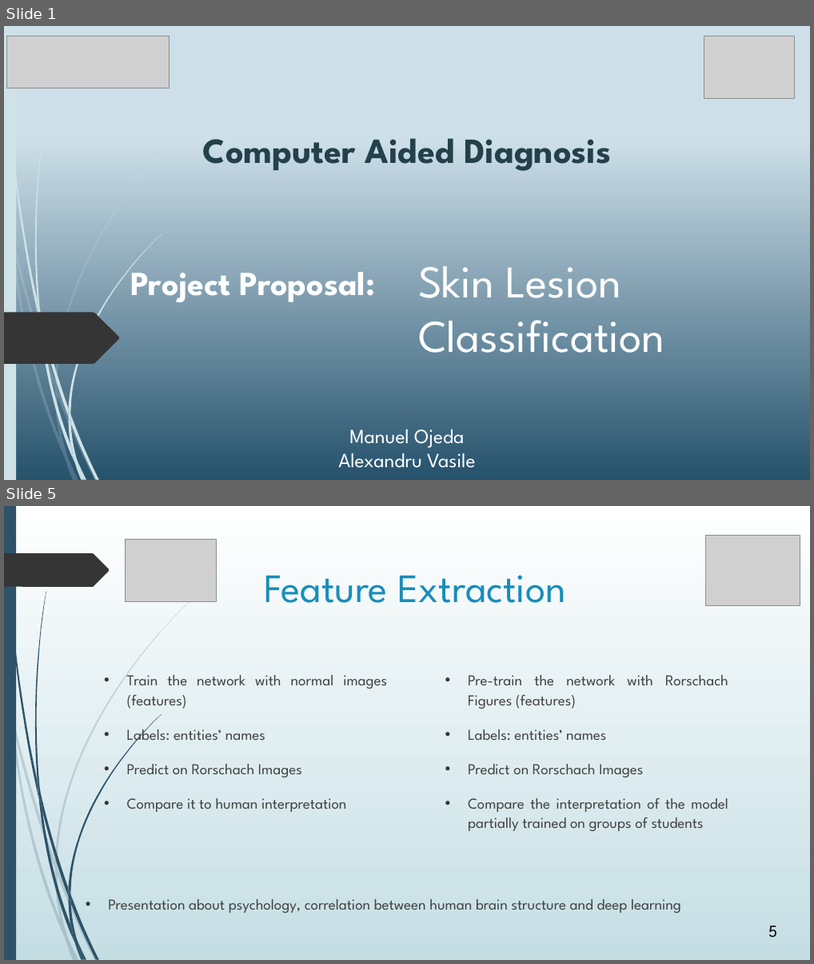
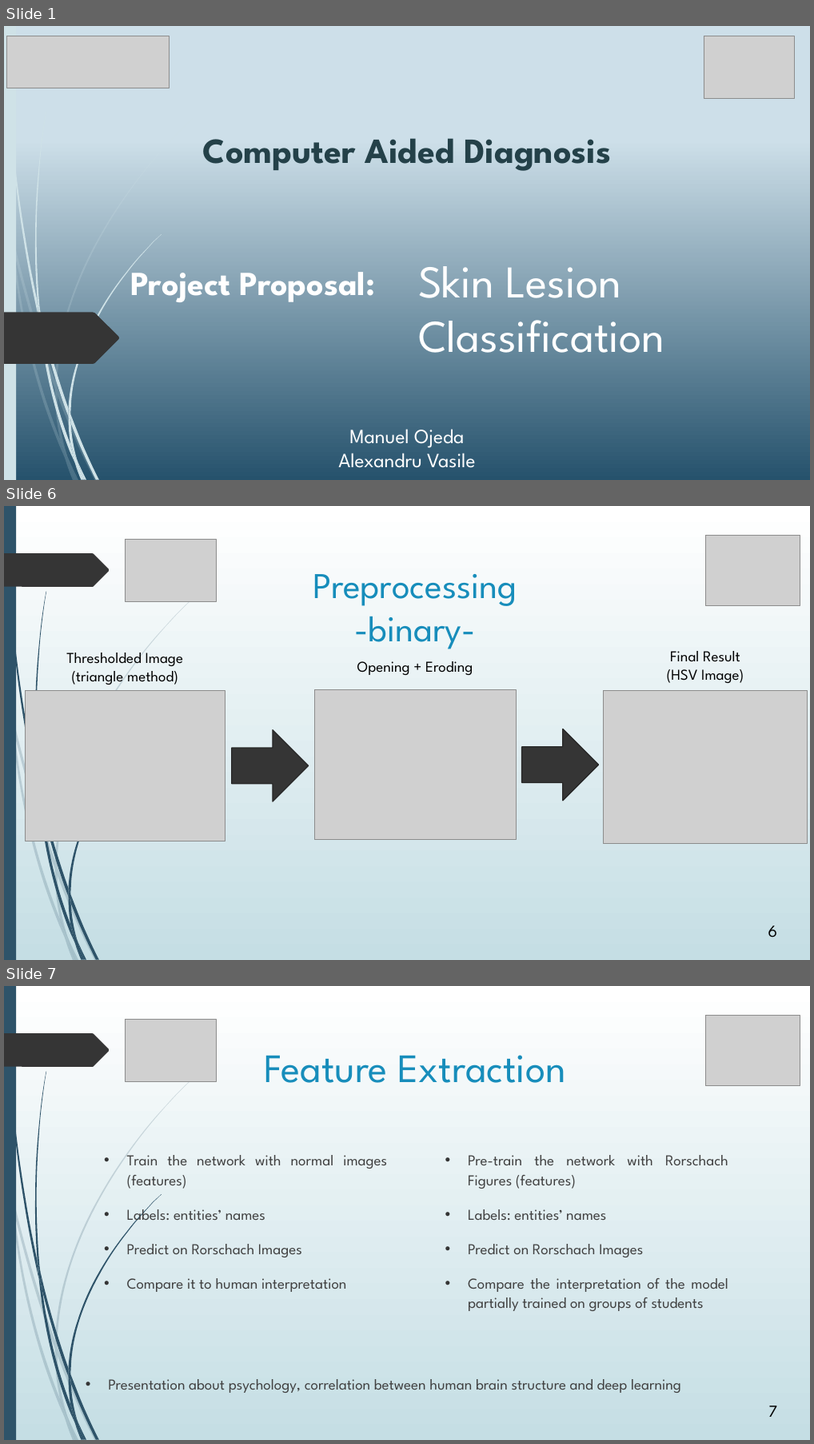
Before and after one commit to avasile96/CAD, a slide deck: Presentation_updated.pptx. Shown one above the other, each under a label of ours: slides 1 and 5 before the commit, slides 1, 6 and 7 after it; the slides between them are not shown. The pictures are 814x964 and 814x1444 pixels, drawn with LibreOffice and Linux fonts; fonts in the diff are those of the drawing; grey boxes stand for pictures. Boxes give left, top, right and bottom in pixels: in the first picture for what was removed or moved away, otherwise in the second. Text is boxed around its words. In the diff, an @@ line names an element or a change of style, - is before the commit and + after.

```diff
--- a/Presentation_updated.pptx
+++ b/Presentation_updated.pptx
@@ slide 6 added at box(4, 506, 810, 960), background gradient #FFFFFF to #C5DEE5; not listed: 23 template elements that a slide beside it also shows @@
@@ picture added at box(125, 540, 216, 601) @@
@@ picture added at box(706, 535, 800, 606) @@
@@ title added at box(314, 574, 518, 649), 43.2 pt, text #178DBB @@
+Preprocessing
+-binary-
@@ text added at box(66, 652, 183, 684), 18 pt, text #000000 @@
+Thresholded Image (triangle method)
@@ text added at box(358, 661, 473, 675), 18 pt, text #000000 @@
+Opening + Eroding
@@ text added at box(667, 651, 744, 683), 18 pt, text #000000 @@
+Final Result
+(HSV Image)
@@ picture added at box(25, 691, 226, 840) @@
@@ picture added at box(315, 690, 516, 840) @@
@@ picture added at box(604, 691, 807, 843) @@
@@ right arrow added at box(232, 730, 309, 801), fill #353535, outline #272727 1.25 pt @@
@@ right arrow added at box(522, 728, 599, 800), fill #353535, outline #272727 1.25 pt @@
@@ page number added at box(769, 925, 778, 936), 20 pt, text #000000 @@
+6
@@ what was slide 5 is now slide 7 @@
@@ page number at box(769, 1405, 778, 1416): text changed @@
-5
+7
```
Also in this commit, not shown: 2 slides changed, 6 other slides added, 3 slides removed.
